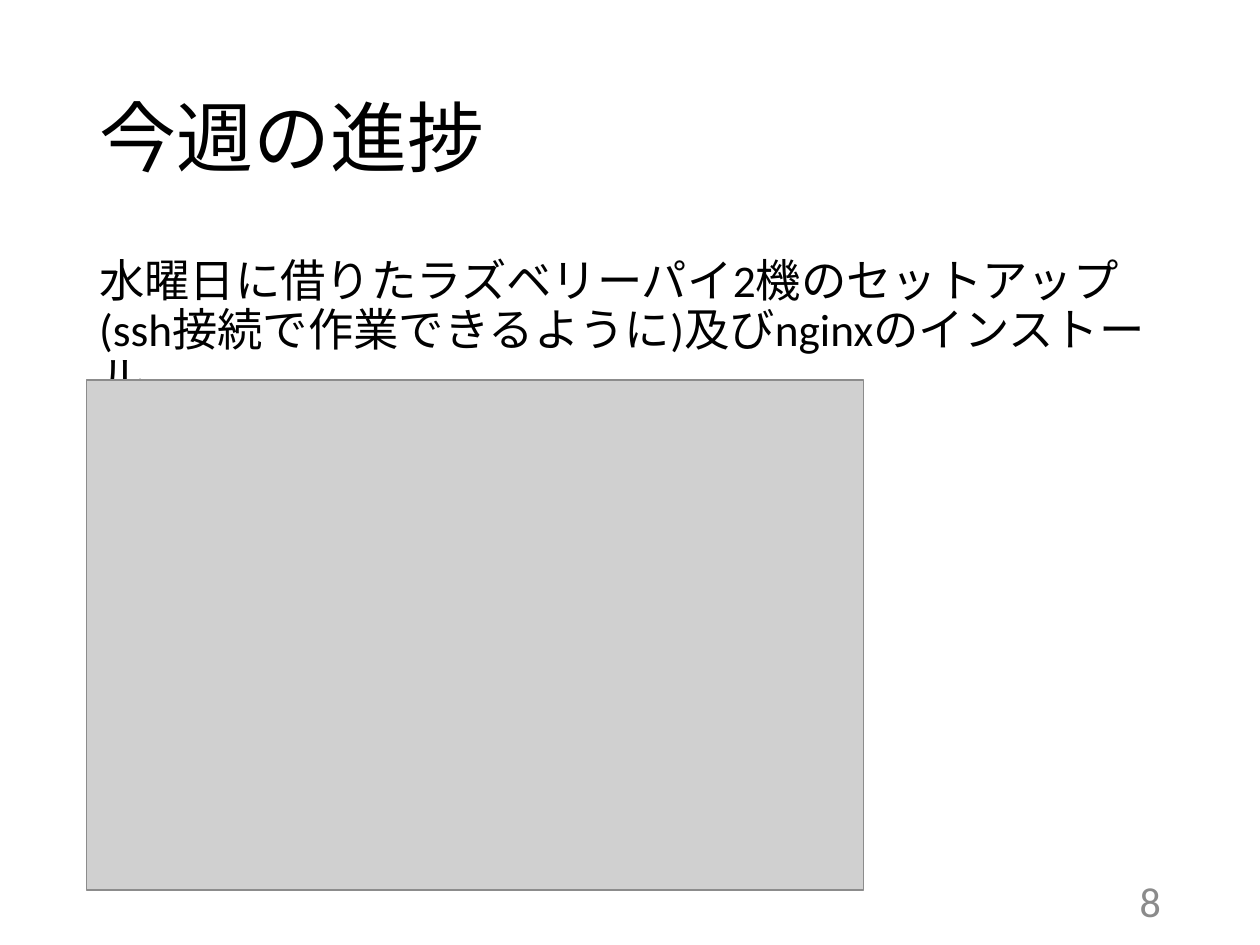
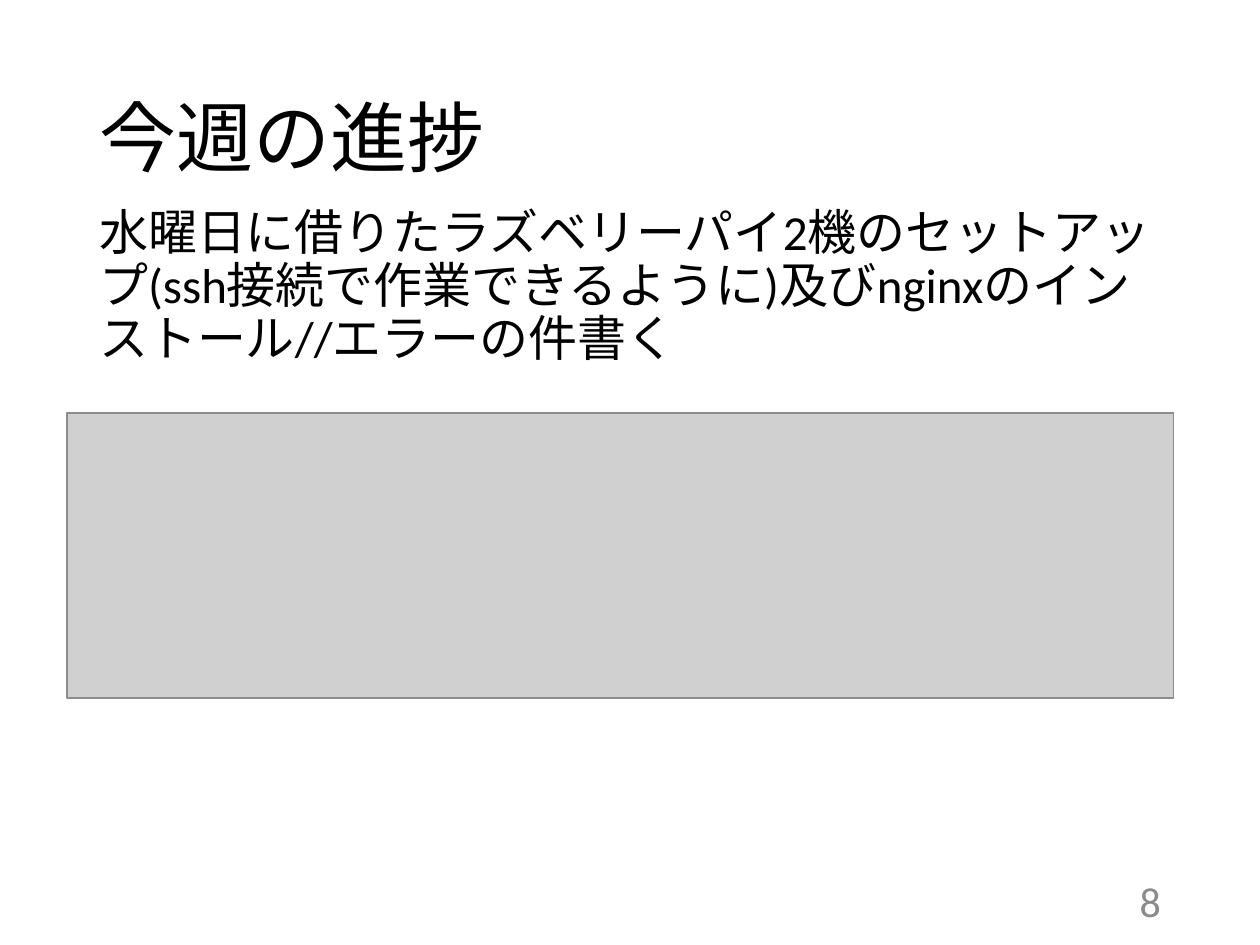
Before and after one commit to kait-takanolab/1821144-yoshii-thesis, a slide deck: slide 8 of 発表用スライド/1821144_yoshii_thesis.pptx. Drawn at 1260x945 pixels with LibreOffice and Linux fonts; fonts in the diff are those of the drawing; grey boxes stand for pictures. Boxes give left, top, right and bottom in pixels: in the first picture for what was removed or moved away, otherwise in the second. Text is boxed around its words. In the diff, an @@ line names an element or a change of style, - is before the commit and + after.

```diff
--- a/発表用スライド/1821144_yoshii_thesis.pptx
+++ b/発表用スライド/1821144_yoshii_thesis.pptx
@@ text at bbox=[99, 208, 1150, 360]: text changed; size 25.9 to 28 pt @@
-水曜日に借りたラズベリーパイ2機のセットアップ(ssh接続で作業できるように)及びnginxのインストール
+水曜日に借りたラズベリーパイ2機のセットアップ(ssh接続で作業できるように)及びnginxのインストール//エラーの件書く
@@ picture: place and size @@
-picture at bbox=[87, 381, 863, 891]
+picture at bbox=[67, 413, 1173, 698]
```
Also in this commit, not shown: 2 other slides changed, 1 slide added, 52 other files.
